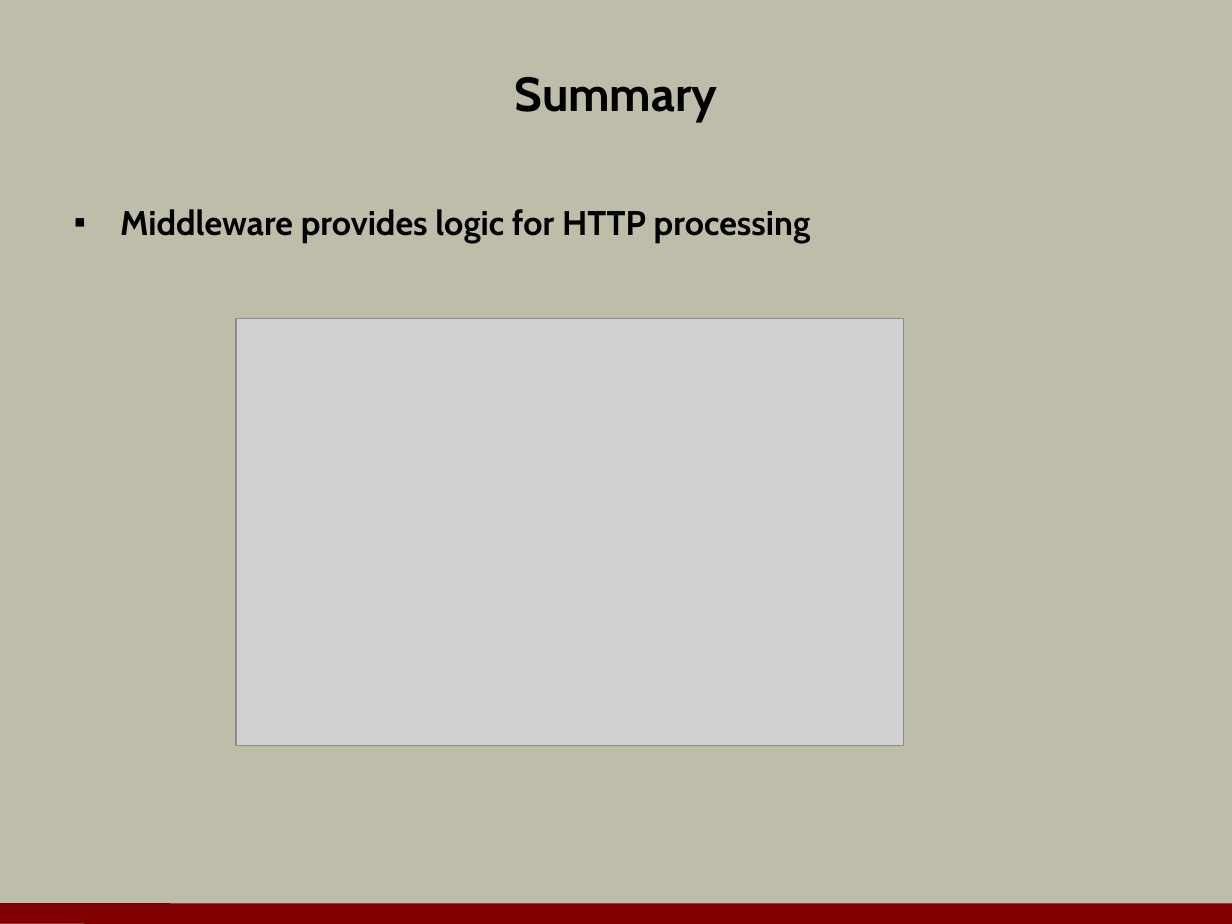
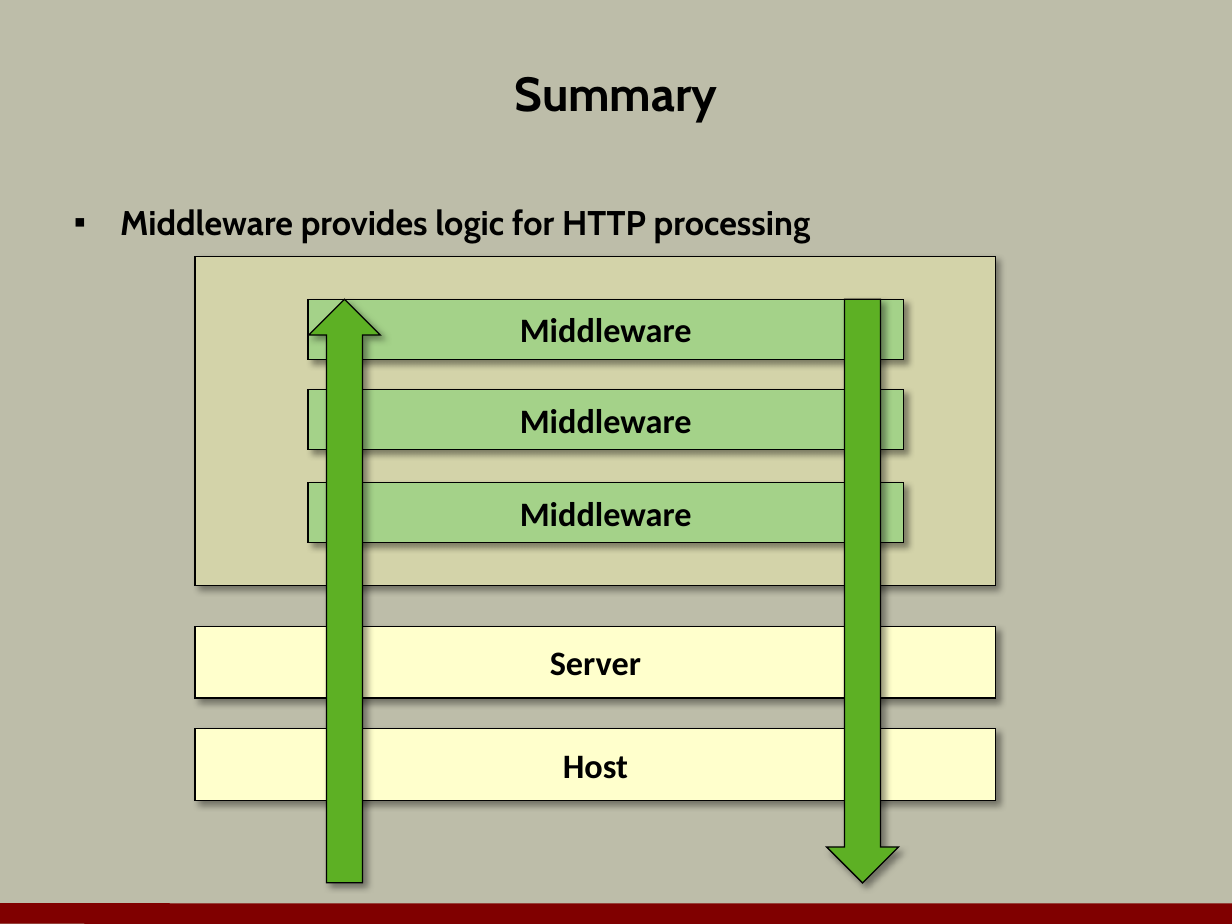
Before and after one commit to OdeToCode/classes, a slide deck: slide 19 of aspnet5/slides/02_Middleware.pptx. Drawn at 1232x924 pixels with LibreOffice and Linux fonts; fonts in the diff are those of the drawing; grey boxes stand for pictures; background and template pictures are left out. Boxes give left, top, right and bottom in pixels: in the first picture for what was removed or moved away, otherwise in the second. Text is boxed around its words. In the diff, an @@ line names an element or a change of style, - is before the commit and + after.

```diff
--- a/aspnet5/slides/02_Middleware.pptx
+++ b/aspnet5/slides/02_Middleware.pptx
@@ rectangle added at [195,256,995,585], fill #D3D3A9, outline #000000 0.75 pt @@
@@ rectangle added at [308,299,903,360], fill #A4D289, outline #000000 0.75 pt, 20 pt, text #000000, bold @@
+Middleware
@@ up arrow added at [309,299,381,883], fill #5DB024, outline #000000 0.75 pt @@
@@ up arrow added at [827,299,898,883], fill #5DB024, outline #000000 0.75 pt @@
@@ picture removed at [237,318,904,745] @@
@@ rectangle added at [308,389,903,450], fill #A4D289, outline #000000 0.75 pt, 20 pt, text #000000, bold @@
+Middleware
@@ rectangle added at [308,483,903,543], fill #A4D289, outline #000000 0.75 pt, 20 pt, text #000000, bold @@
+Middleware
@@ rectangle added at [195,626,995,697], fill #FFFFCC, outline #000000 0.75 pt, 20 pt, text #000000, bold @@
+Server
@@ rectangle added at [195,729,995,801], fill #FFFFCC, outline #000000 0.75 pt, 20 pt, text #000000, bold @@
+Host
```
Also in this commit, not shown: 1 slide added, 1 slide removed, 2 other files.
